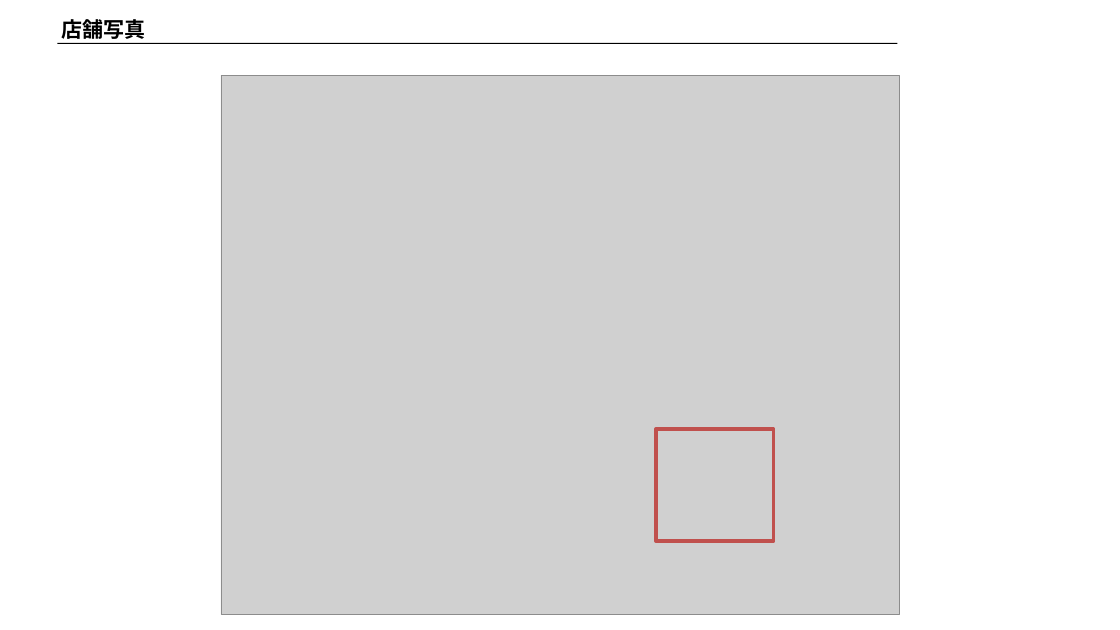
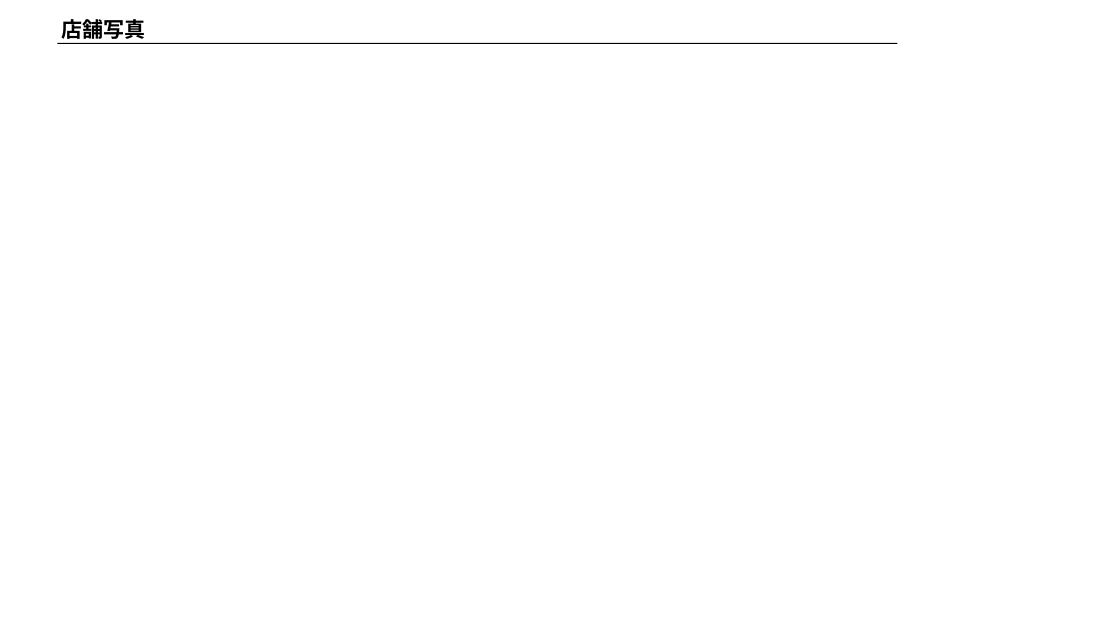
Before and after one commit to junjiono-art/estimate_system, a slide deck: slide 2 of public/templates/report-template.pptx. Drawn at 1120x630 pixels with LibreOffice and Linux fonts; fonts in the diff are those of the drawing; grey boxes stand for pictures; background and template pictures are left out. Boxes give left, top, right and bottom in pixels: in the first picture for what was removed or moved away, otherwise in the second. Text is boxed around its words. In the diff, an @@ line names an element or a change of style, - is before the commit and + after.

```diff
--- a/public/templates/report-template.pptx
+++ b/public/templates/report-template.pptx
@@ picture removed at <box>221,75,899,615</box> @@
@@ rectangle removed at <box>656,429,774,541</box> @@
```
Also in this commit, not shown: 1 other file.
